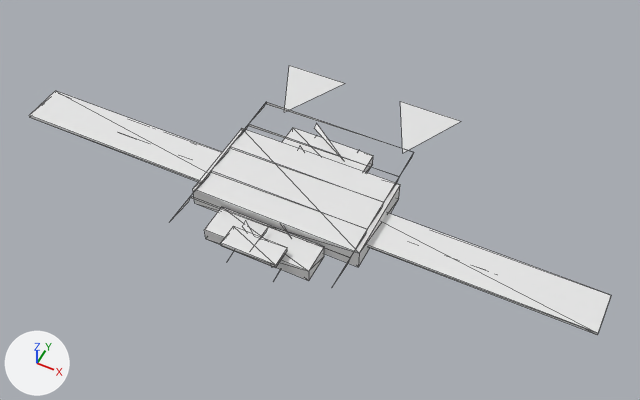
Before and after pictures for a commit that changed the OBJ model GameData/Meshes/Designs/korath/korath_bomber_mk3_41.obj.
Camera for both pictures: a camera (50 mm lens) standing at (5.71, -10.4, 13.28) and looking at (0.32, 0.38, -0.2). Arrows for +X, +Y and +Z are at lower left; the lights stay in place. The first picture is the older version. Mesh edges are drawn as thin lines. Where no turn or scale is listed for an object, it has been applied to the vertices. Vertices at exactly the same position are counted once.

In view in the first picture: 'korath_bomber_mk3_41'.
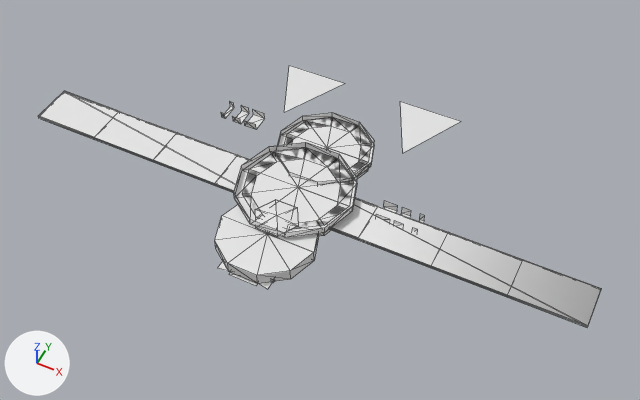
Location of each change, (x1, y1, x2, y2) in pixels of the pictures (640 x 400 px):
'korath_bomber_mk3_41', reshaped: before (29, 65, 611, 335); after (38, 65, 601, 327)
part 1 of me_korath_bomber_mk3_41, rebuilt (49% narrower, 47% shorter): before (172, 102, 413, 284); after (234, 142, 357, 238)
part 2 of me_korath_bomber_mk3_41, rebuilt (46% narrower, 36% shorter): before (193, 128, 400, 267); after (242, 148, 354, 236)
part 3 of me_korath_bomber_mk3_41, rebuilt: before (204, 207, 324, 281); after (215, 205, 319, 284)
part 4 of me_korath_bomber_mk3_41, rebuilt: before (282, 128, 373, 173); after (284, 117, 371, 179)
part 5 of me_korath_bomber_mk3_41, rebuilt: before (29, 91, 222, 182); after (38, 91, 250, 193)
part 6 of me_korath_bomber_mk3_41, rebuilt: before (367, 213, 611, 335); after (330, 198, 601, 327)
part 7 of me_korath_bomber_mk3_41, deleted: before (221, 123, 344, 268)
part 8 of me_korath_bomber_mk3_41, reshaped: after (218, 101, 425, 289)

Patch to the scene script:
```diff
--- a/GameData/Meshes/Designs/korath/korath_bomber_mk3_41.obj.py
+++ b/GameData/Meshes/Designs/korath/korath_bomber_mk3_41.obj.py
@@ me_korath_bomber_mk3_41 @@
 # used by ob_korath_bomber_mk3_41; location = (0.0, 0.0, 0.0)
-me_korath_bomber_mk3_41.from_pydata(...)  # 138 vertices, 108 faces; spans x -6.2..6.2, y -1.93..3.66, z -0.07..0.47
+me_korath_bomber_mk3_41.from_pydata(...)  # 392 vertices, 438 faces; spans x -6.0..6.0, y -2.2..3.66, z -0.01..0.49
+# me_korath_bomber_mk3_41 part 1: the loose piece of 27 vertices spanning x -1.71..1.71, y -1.93..1.86, z 0.4..0.47 is rebuilt with 33 vertices and now spans x -1.22..1.22, y -1.2..1.13, z 0.34..0.49
+# me_korath_bomber_mk3_41 part 2: the loose piece of 8 vertices spanning x -1.8..1.8, y -0.96..0.96, z 0.0..0.42 is rebuilt with 24 vertices and now spans x -1.11..1.11, y -0.99..1.12, z 0.04..0.34
+# me_korath_bomber_mk3_41 part 3: the loose piece of 8 vertices spanning x -1.12..1.12, y -1.67..-1.03, z 0.02..0.3 is rebuilt with 24 vertices and now spans x -1.0..1.0, y -2.17..-0.27, z 0.04..0.29
+# me_korath_bomber_mk3_41 part 4: the loose piece of 8 vertices spanning x -0.94..0.94, y 0.58..1.61, z 0.0..0.26 is rebuilt with 24 vertices and now spans x -0.94..0.94, y 0.46..2.24, z 0.04..0.29
+# me_korath_bomber_mk3_41 part 5: the loose piece of 8 vertices spanning x -6.2..-0.07, y -0.58..0.32, z 0.18..0.24 is rebuilt with 48 vertices and now spans x -6.0..-0.11, y -0.51..0.39, z 0.19..0.26
+# me_korath_bomber_mk3_41 part 6: the loose piece of 8 vertices spanning x 0.07..6.2, y -0.58..0.32, z 0.18..0.24 is rebuilt with 40 vertices and now spans x 0.11..6.0, y -0.51..0.39, z 0.19..0.26
+# me_korath_bomber_mk3_41 part 7: 13 loose pieces with 44 vertices, spanning x -0.58..0.58, y -1.93..1.86, z -0.07..0.47, are deleted
+# me_korath_bomber_mk3_41 part 8
+# 18 vertices are removed from x -4.22..4.22, y -0.71..1.86, z -0.07..0.36
+# 6 faces are deleted
+# 104 vertices are added at x -3.48..2.8, y -2.2..2.25, z -0.01..0.42
+# 24 new vertices lie (0.0, 0.0, 0.16) away from vertices in x -2.51..2.51, y 0.13..1.67, z 0.16
+# 16 new vertices lie (0.6, 0.0, 0.0) away from vertices in x -0.3, y -2.2..1.86, z -0.01..0.01
+# 14 new vertices lie (0.0, 0.2, 0.0) away from vertices in x -0.54..0.54, y -1.64..1.66, z 0.03
+# 11 new vertices lie (0.0, 0.0, 0.13) away from vertices in x -1.03..1.03, y 0.29..2.25, z 0.29
+# 8 new vertices lie (1.68, 0.0, 0.0) away from vertices in x -3.48..1.8, y -0.2..0.07, z 0.19..0.21
+# 126 new faces join them
+# other edits to the shape of me_korath_bomber_mk3_41 do not show in these pictures
```
